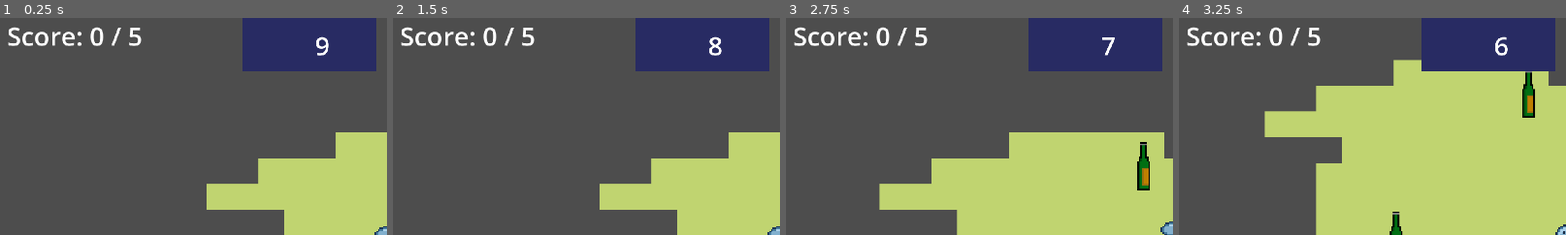
Above: before the commit, frames 1-4 (left to right).
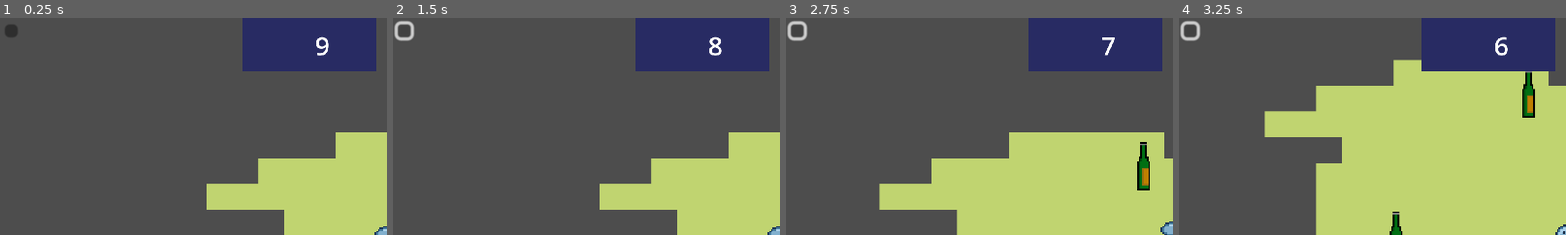
Above: after the commit, the same moments.

Repository: LEBOURGEOIS-maker/Jacky-boiiing
Game: Godot game, scene res://Scenes/mainScene.tscn
Two runs of this game, one before a commit and one after it. Both use one fixed random seed, a clock stepped at 60 frames per second and the inputs below.
Inputs (mouse positions are % of the whole screen's width and height, from its top left):
- Up to frame 1 (0.25 s): no input
- Up to frame 2 (1.5 s): click (1, 3) at 0.52 s; click (1, 3) at 1.27 s
- Up to frame 3 (2.75 s): tap Enter (ui_accept) at 2, 2.27 s; hold D (right) from 2.03 s (still down)
- Up to frame 4 (3.25 s): release D (right) at 2.78 s; hold S (down) from 2.78 s (still down); tap Enter (ui_accept) at 3.02 s
The pictures show only the part of the screen within x 0-50%, y 0-50%; the shares and areas given below are measured in that part.

The runs differ from the first frame. In frame 1, 1.1% of the frame differs, in the area x 1-37%, y 3-13%; in frame 2, 1.3%, in the area x 0-37%, y 1-13%; in frame 3, 1.3%; in frame 4, 1.3%.

Commit message:
beer drunk beeeeeeeurk

Diff:
--- a/Scenes/mainScene.tscn
+++ b/Scenes/mainScene.tscn
@@ -1,6 +1,5 @@
-[gd_scene load_steps=12 format=4 uid="uid://b2y48jmww6633"]
-
-[ext_resource type="Script" path="res://Scenes/main_scene.gd" id="1_aq7at"]
+[gd_scene load_steps=10 format=4 uid="uid://b2y48jmww6633"]
+
 [ext_resource type="PackedScene" uid="uid://qwwidd5peaqv" path="res://Characters/character_body_2d.tscn" id="1_tq50b"]
 [ext_resource type="Texture2D" uid="uid://dj7j26n7ciu5" path="res://Assets/Libraries/Sprout Lands - Sprites - Basic pack/Tilesets/Grass.png" id="2_7adly"]
 [ext_resource type="Script" path="res://Characters/player.gd" id="2_hv1rr"]
@@ -10,9 +9,6 @@
 
 [sub_resource type="StyleBoxFlat" id="StyleBoxFlat_wr5d2"]
 bg_color = Color(0.155485, 0.167241, 0.387745, 1)
-
-[sub_resource type="StyleBoxFlat" id="StyleBoxFlat_jgk3i"]
-bg_color = Color(0.734342, 0.548435, 0.516495, 1)
 
 [sub_resource type="TileSetAtlasSource" id="TileSetAtlasSource_nshra"]
 texture = ExtResource("2_7adly")
@@ -92,7 +88,6 @@
 sources/0 = SubResource("TileSetAtlasSource_nshra")
 
 [node name="GameLevel" type="Node2D"]
-script = ExtResource("1_aq7at")
 
 [node name="Player" parent="." instance=ExtResource("1_tq50b")]
 script = ExtResource("2_hv1rr")
@@ -155,21 +150,27 @@
 vertical_alignment = 1
 
 [node name="PanelGagner" type="Panel" parent="UI"]
-offset_left = 40.0
-offset_top = -216.0
-offset_right = 271.0
-offset_bottom = -104.0
-theme_override_styles/panel = SubResource("StyleBoxFlat_jgk3i")
+offset_left = 43.0
+offset_top = -212.0
+offset_right = 274.0
+offset_bottom = -100.0
+theme_override_styles/panel = SubResource("StyleBoxFlat_wr5d2")
 
 [node name="Label" type="Label" parent="UI/PanelGagner"]
 layout_mode = 0
-offset_right = 40.0
-offset_bottom = 23.0
+offset_left = 90.0
+offset_top = 11.0
+offset_right = 141.0
+offset_bottom = 34.0
+horizontal_alignment = 1
+vertical_alignment = 1
 
 [node name="NextLevelButton" type="Button" parent="UI/PanelGagner"]
 layout_mode = 0
-offset_right = 8.0
-offset_bottom = 8.0
+offset_left = -40.0
+offset_top = 216.0
+offset_right = -32.0
+offset_bottom = 224.0
 script = ExtResource("5_55500")
 
 [node name="TileMap" type="TileMapLayer" parent="."]
--- a/Scenes/main_scene.gd
+++ b/Scenes/main_scene.gd
@@ -5,11 +5,12 @@
 var key_count = 0
 @onready var panelGagner = $UI/PanelGagner
 var next_level_button : Button
-var movement_enabled = true
+var movement_enabled = true  # Variable to control character movement
 
 func _ready():
 	update_key_count_display()
-	panelGagner.visible = false
+	panelGagner.visible = false  # Assurez-vous que le panneau "Perdu" est caché au départ
+
 
 func update_key_count_display():
 	$CanvasLayer/KeyCounterLabel.text = " Score: %d / 5" % key_count
@@ -37,28 +38,22 @@
 	print("Moving to the next level...")
 	get_tree().change_scene("res://Scenes/menu_scene.tscn")  # Update with the correct path to the next scene
 
+
 func show_win_popup():
+	# Afficher le panneau "Perdu"
 	panelGagner.visible = true
+
+	# Débogage : Affiche des informations sur le panneau
 	print("Panel found. Making it visible.")
 	print("Panel visibility set to: ", panelGagner.visible)
+	print("Panel position: ", panelGagner.position)
 
-	var screen_size = get_viewport().size  # Get the viewport size
-	var panel_size = panelGagner.get_size()  # Get the actual size of the panel
+	# Placer le panneau dans le coin supérieur droit
+	var screen_size = get_viewport().size  # Taille de l'écran (viewport)
+	# Calculer la position pour placer le panneau dans le coin supérieur droit
+	panelGagner.position = Vector2(screen_size.x - panelGagner.rect_min_size.x, 0)  # Corner position (top-right)
+	panelGagner.z_index = 10  # Mettre le panneau au-dessus des autres éléments
+	print("Panel position updated to: ", panelGagner.position)  # Debug : afficher la nouvelle position du panneau
 
-	# Debug: print the size of the panel and screen size
-	print("Screen size:", screen_size)
-	print("Panel size:", panel_size)
-
-	# Calculate the position to place it in the top-right corner
-	var x_position = screen_size.x - panel_size.x  # Align to the right
-	var y_position = 0  # Align to the top
-
-	# Debug: print the calculated position
-	print("Calculated position: ", Vector2(x_position, y_position))
-
-	# Set the position of the panel
-	panelGagner.position = Vector2(x_position, y_position)
-	panelGagner.z_index = 10  # Ensure it appears above other elements
-
-	# Disable character controls
-	set_process(false)
+	# Désactiver les contrôles après affichage du message
+	set_process(false)  # Arrêter les mises à jour après l'affichage du message
